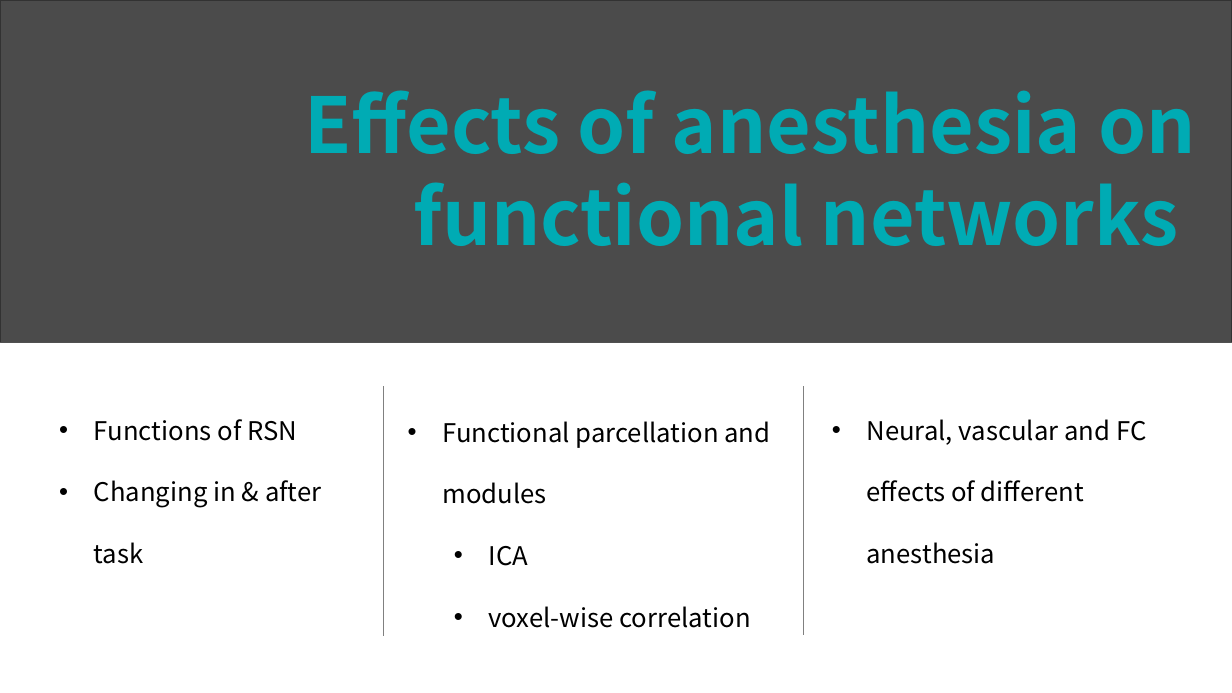
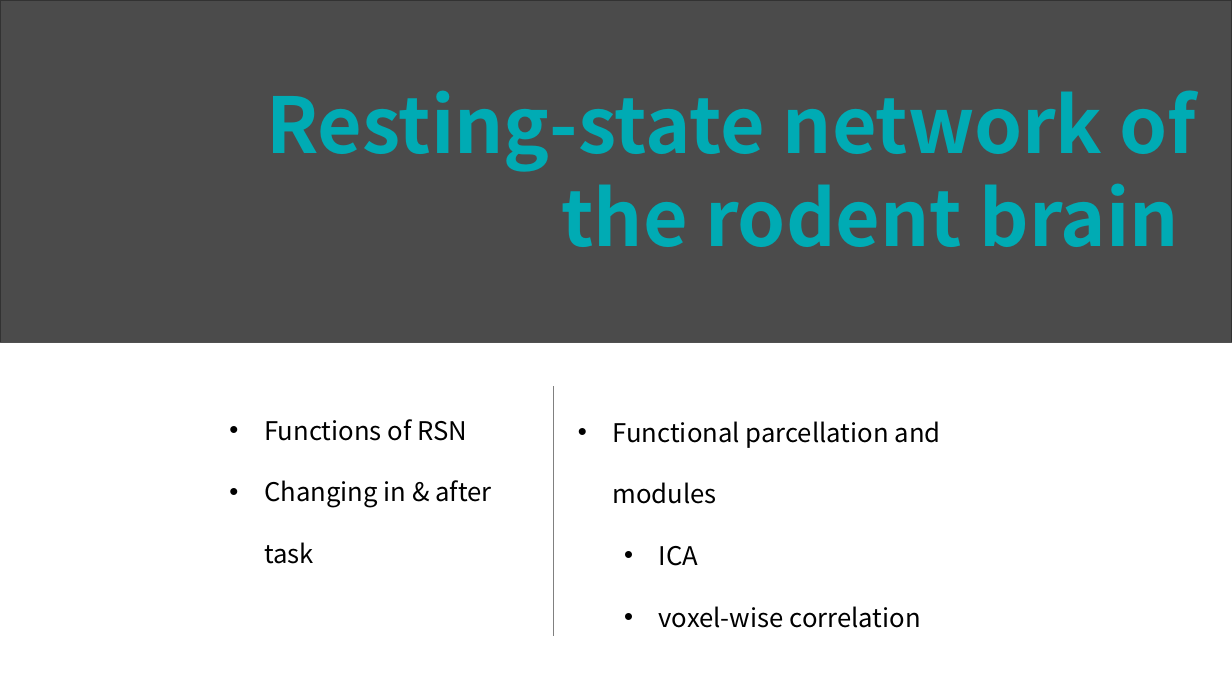
Before and after one commit to lsyoath/sheepy, a slide deck: slide 7 of Papers/啮齿类功能网络及扰动.pptx. Drawn at 1232x693 pixels with LibreOffice and Linux fonts; fonts in the diff are those of the drawing; grey boxes stand for pictures. Boxes give left, top, right and bottom in pixels: in the first picture for what was removed or moved away, otherwise in the second. Text is boxed around its words. In the diff, an @@ line names an element or a change of style, - is before the commit and + after.

```diff
--- a/Papers/啮齿类功能网络及扰动.pptx
+++ b/Papers/啮齿类功能网络及扰动.pptx
@@ text added at (266, 90, 1196, 247), 60 pt, text #00ABB4, bold @@
+Resting-state network of the rodent brain
@@ text removed at (304, 90, 1197, 246) @@
-Effects of anesthesia on functional networks
@@ 2 texts, 1 line: place and size @@
-2 texts, 1 line at (94, 386, 771, 636)
+2 texts, 1 line at (264, 386, 941, 636)
@@ line removed from (803, 386) to (803, 635) @@
@@ text removed at (867, 419, 1146, 564) @@
-• Neural, vascular and FC effects of different anesthesia
```
Also in this commit, not shown: 2 other slides changed, 6 slides added, 5 slides removed.
